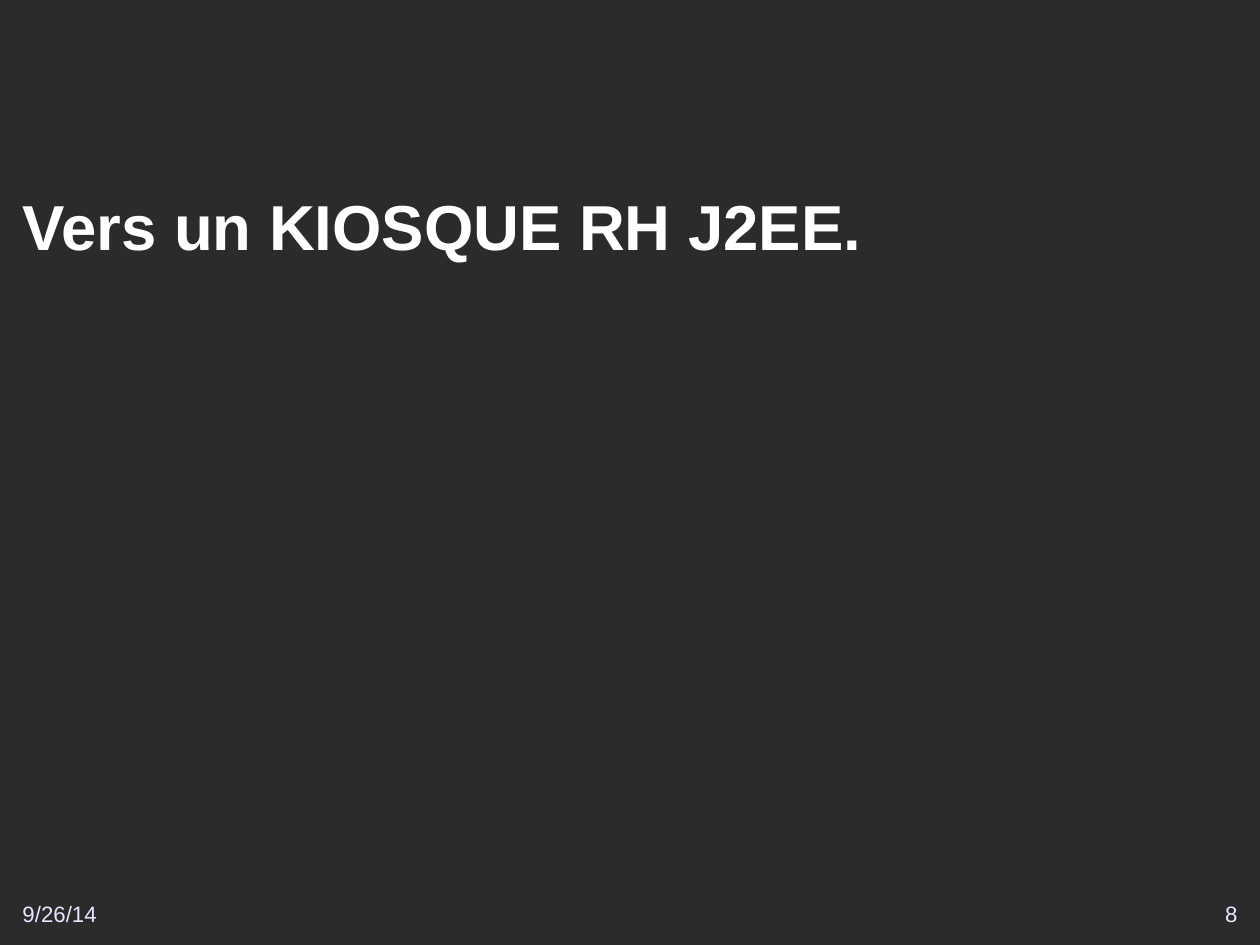
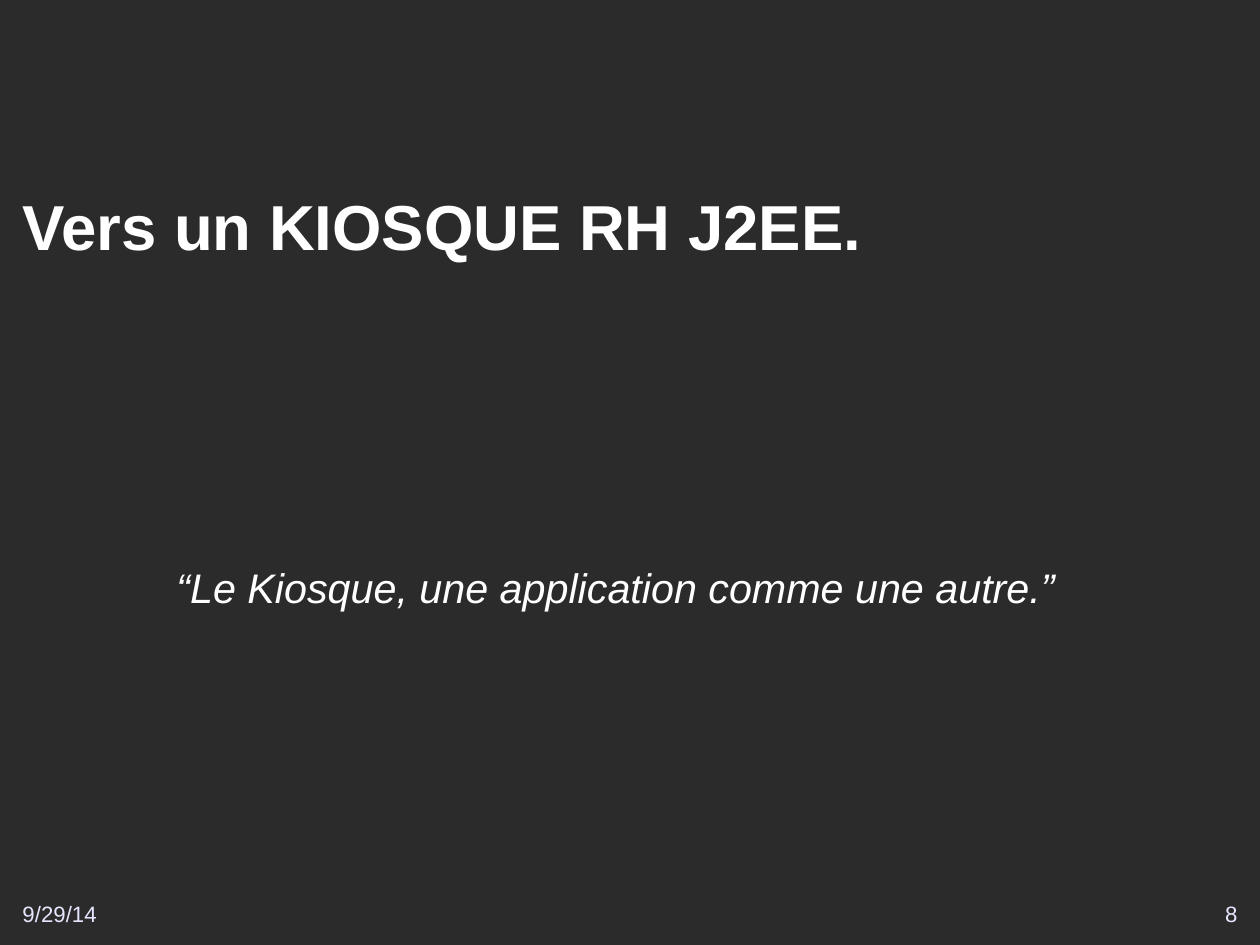
Before and after one commit to DSI-Ville-Noumea/sirh-kiosque-j2ee-old, a slide deck: slide 8 of src/site/resources/Vers_un_Kiosque_RH_J2EE.odp. Drawn at 1260x945 pixels with LibreOffice and Linux fonts; fonts in the diff are those of the drawing; background and template pictures are left out; a plain dark background stands for a picture behind light text. Boxes give left, top, right and bottom in pixels: in the first picture for what was removed or moved away, otherwise in the second. Text is boxed around its words. In the diff, an @@ line names an element or a change of style, - is before the commit and + after.

```diff
--- a/src/site/resources/Vers_un_Kiosque_RH_J2EE.odp
+++ b/src/site/resources/Vers_un_Kiosque_RH_J2EE.odp
@@ text added at [176,573,1054,611], 26 pt, text #FFFFFF, italic @@
+“Le Kiosque, une application comme une autre.”
@@ text at [22,906,96,923]: text changed @@
-9/26/14
+9/29/14
```
Also in this commit, not shown: 42 other slides changed.
